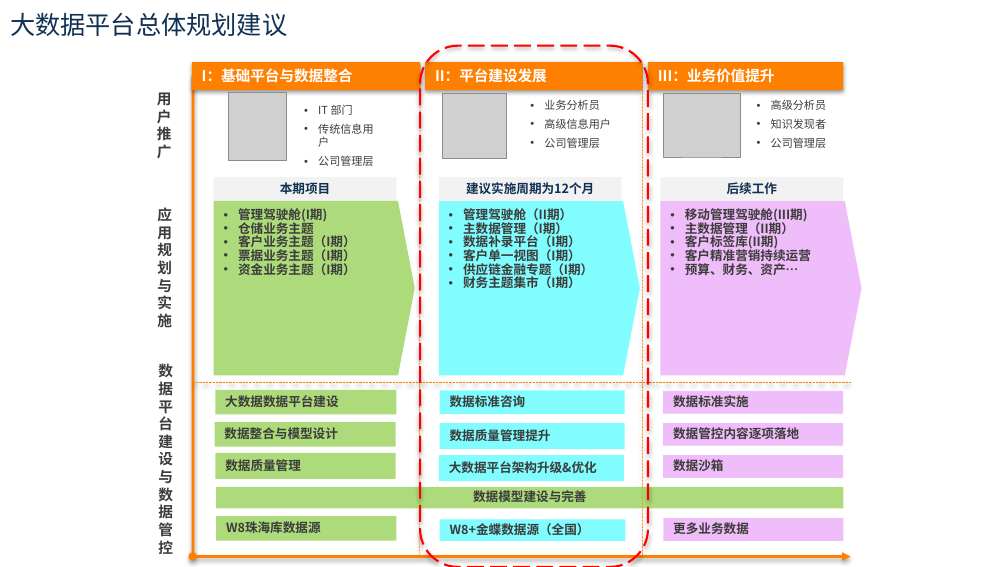
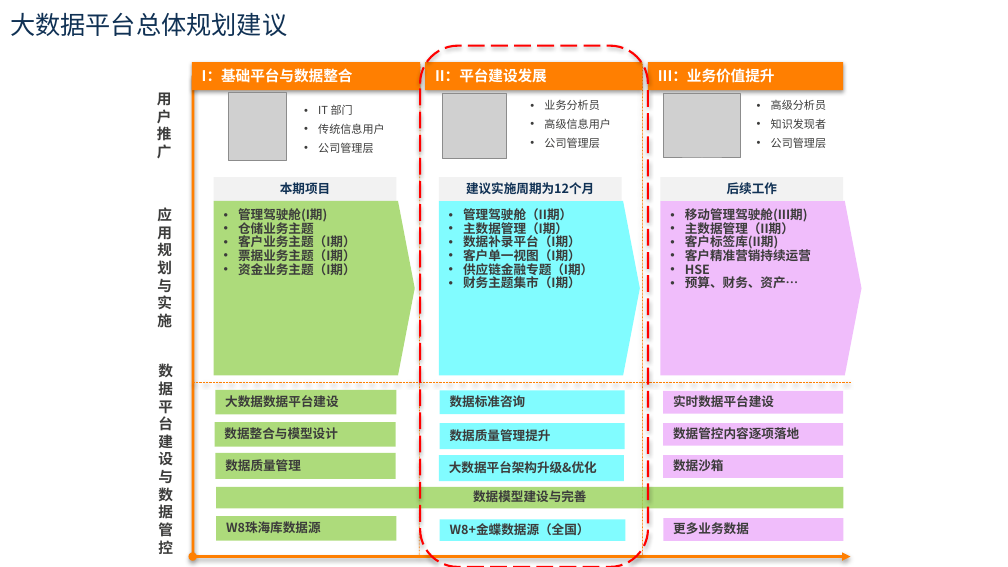
Before and after one commit to yaoran2000/MyWork, a slide deck: slide 23 of HJDX/恒基达鑫大数据平台二期项目规划建议.pptx. Drawn at 1008x567 pixels with LibreOffice and Linux fonts; fonts in the diff are those of the drawing; grey boxes stand for pictures. Boxes give left, top, right and bottom in pixels: in the first picture for what was removed or moved away, otherwise in the second. Text is boxed around its words. In the diff, an @@ line names an element or a change of style, - is before the commit and + after.

```diff
--- a/HJDX/恒基达鑫大数据平台二期项目规划建议.pptx
+++ b/HJDX/恒基达鑫大数据平台二期项目规划建议.pptx
@@ text "IT 部门" rewrapped from (318,105,373,166) to (318,105,385,153) @@
@@ text in pentagon arrow at (685,260,710,277): paragraph added @@
+• HSE
@@ text in rectangle at (673,395,774,407): text changed @@
-数据标准实施
+实时数据平台建设
```
Also in this commit, not shown: 11 other files.
